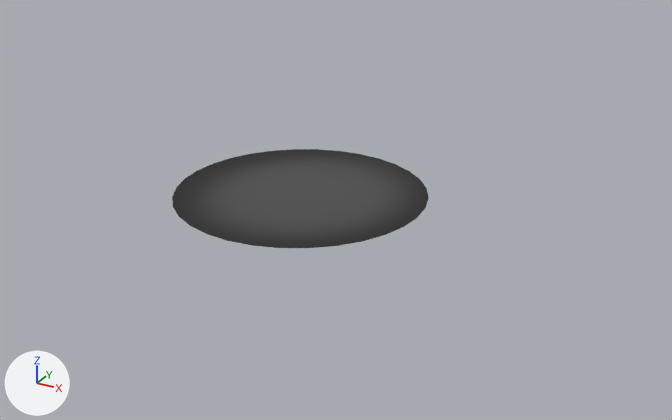
The Blender file assets - blender/models/player.blend, before and after one commit.
Both versions are drawn from a 50 mm camera at (3.51, -5.8, 2.82) aimed at (0.27, 0.09, -0.13). Every picture has the same lights, and +X, +Y and +Z are marked at lower left.

Objects in the first picture: 'Cercle'.
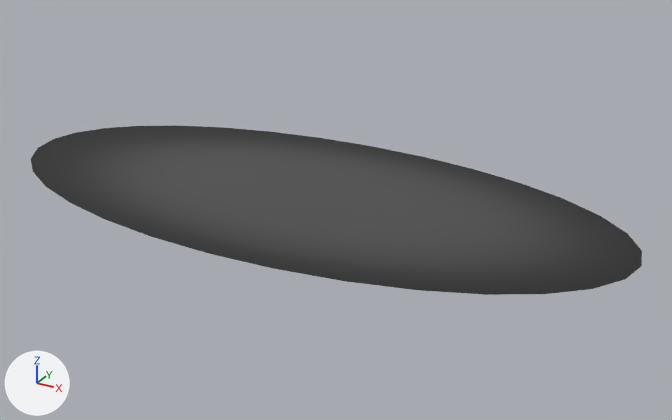
Boxes (x1, y1, x2, y2) around the edits, measured in the pictures (672 x 420 px):
'Cercle', reshaped, rescaled (138% wider, 70% taller): before (172, 149, 428, 248); after (31, 126, 642, 295)

The change, as a diff of the scene's bpy script:
```diff
--- a/assets - blender/models/player.blend.py
+++ b/assets - blender/models/player.blend.py
@@ me_cercle @@
 me_cercle.from_pydata(...)  # 64 vertices, 1 face, 32 loose edges; spans x -1.0..1.0, y -1.0..1.0, z 0.0
 # used by ob_cercle; location = (0.0, 0.0, 0.0)
+# me_cercle part 1: the loose piece of 32 vertices spanning x -1.0..1.0, y -1.0..1.0, z 0.0 is scaled about its middle by (1.38, 1.62, 1)
 me_cercle.materials.append(mat_matériau)
@@ ob_cercle @@
 ob_cercle.location = (0.0, 0.0, 0.0)
+ob_cercle.scale = (1.9, 0.759, 0.729)
```
